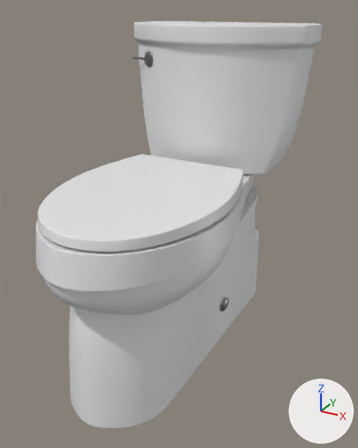
An edit to the Blender file RealityDistortion/Assets/Models/Room/Bathroom/Toilet/toilet.blend, drawn before and after from the same camera.
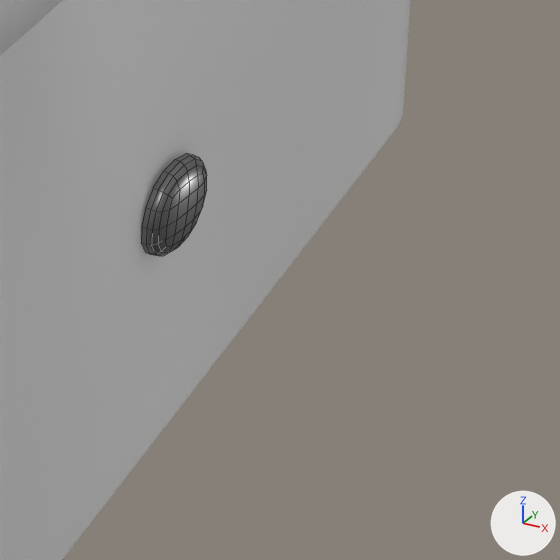
Each version appears first whole from a camera (50 mm lens) standing at (0.551, -0.933, 0.812) and looking at (0.035, 0.005, 0.343), and next in a close-up on the part from 56% to 77% of the width and 62% to 79% of the height. Arrows for +X, +Y and +Z are at lower right; the lights stay in place. The close-ups show mesh edges as thin lines.

Script lines for the objects in view, before the commit:
```python
me_cube_004 = bpy.data.meshes.new('Cube.004')
me_cube_004.from_pydata(...)  # 17596 vertices, 17592 faces; spans x -0.192..0.192, y -0.367..0.359, z 0.0..0.421
me_cube_004.polygons.foreach_set('use_smooth', [True] * 17592)
me_cube_004.materials.append(mat_material)  # white #e7e7e7
me_cube_013 = bpy.data.meshes.new('Cube.013')
me_cube_013.from_pydata(...)  # 89 vertices, 80 faces; spans x 0.1211..0.1322, y 0.0658..0.1029, z 0.0864..0.1236
me_cube_013.polygons.foreach_set('use_smooth', [True] * 80)
me_cube_013.materials.append(mat_metal)  # grey #909090
ob_03_foundation = bpy.data.objects.new('03 foundation', me_cube_004)
ob_03_foundation.location = (0.0, 0.0, 0.0)
ob_04_dokme = bpy.data.objects.new('04 dokme', me_cube_013)
ob_04_dokme.location = (0.0, 0.0, 0.0)
```
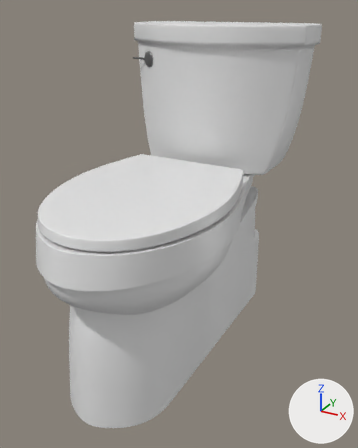
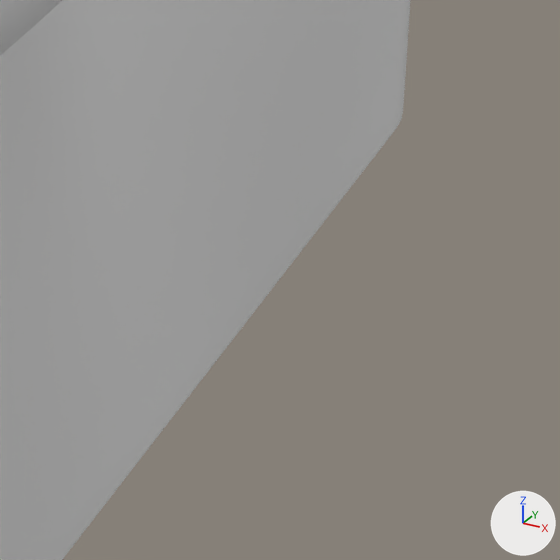
Location of each change, (x1, y1, x2, y2) in pixels of the close-ups (560 x 560 px):
```json
{"object": "04 dokme", "change": "mesh moved", "before": [141, 153, 207, 256], "on screen": "not visible afterwards"}
```

Edits to the scene script, one JSON object a line:
```json
{"block": "me_cube_013", "where": "me_cube_013.from_pydata(...)  # 89 vertices, 80 faces; spans x 0.1211..0.1322, y 0.0658..0.1029, z 0.0864..0.1236"}
{"block": "me_cube_013", "where": "# used by ob_04_dokme; location = (0.0, 0.0, 0.0)"}
{"block": "me_cube_013", "change": "me_cube_013 part 1: the whole mesh is moved by (-0.1277, -0.0839, -0.1048)"}
```
